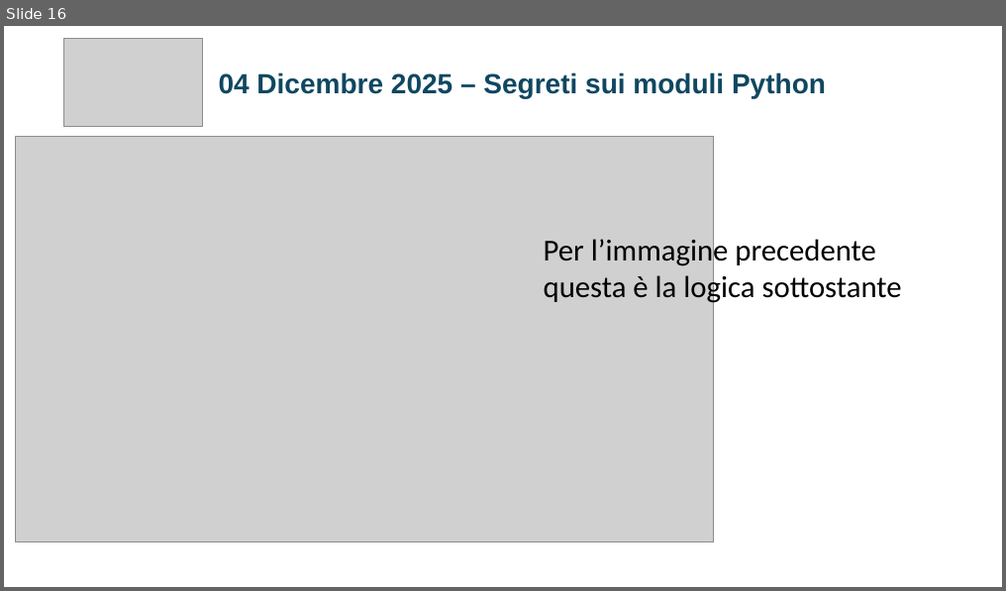
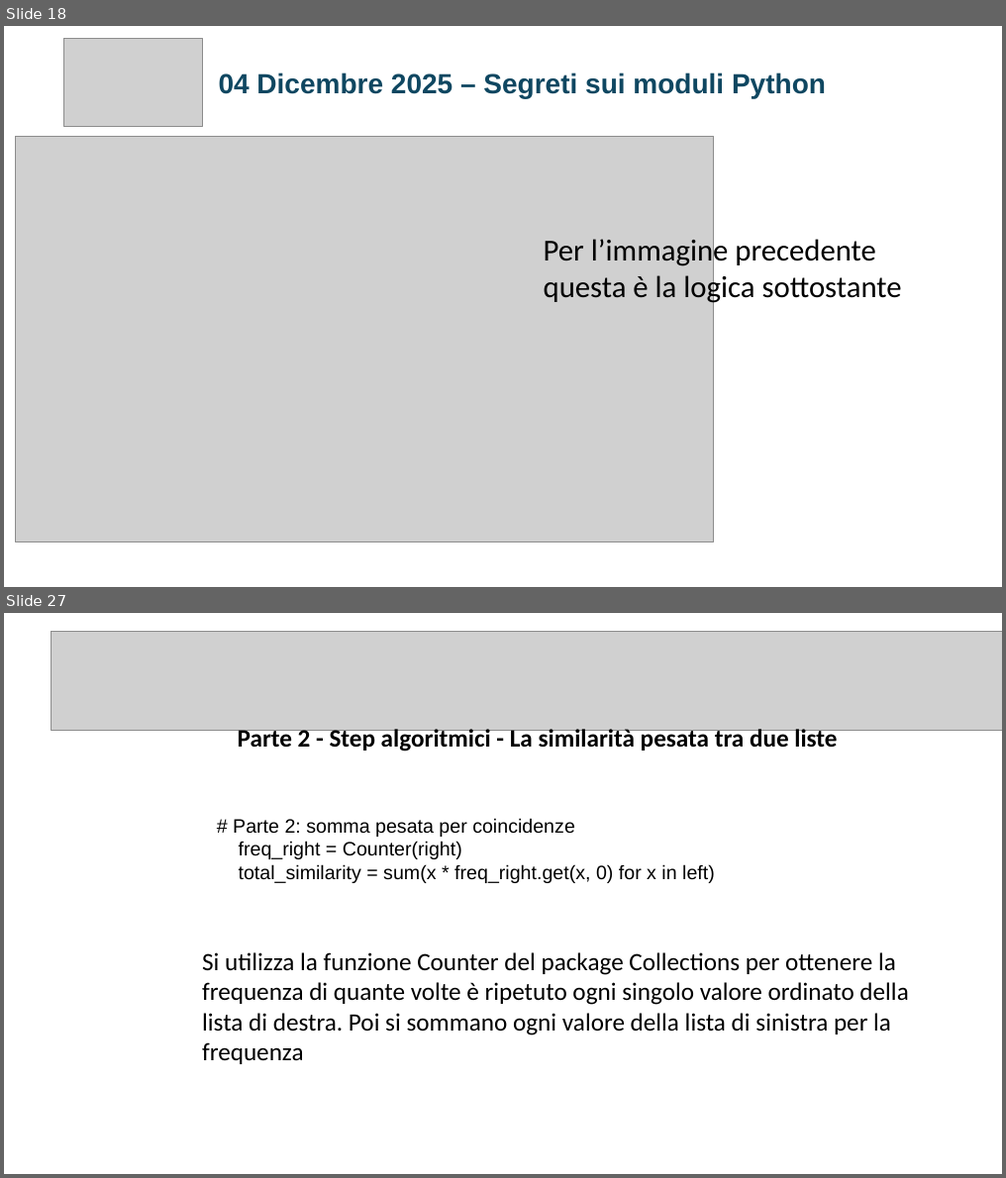
Before and after one commit to jobFrancoNet/segretiModulePython, a slide deck: SEGRETI_MODULI_PYTHON_FINALSLIDE.pptx. Shown one above the other, each under a label of ours: slide 16 before the commit, slides 18 and 27 after it; the slides between them are not shown. The pictures are 1006x591 and 1006x1178 pixels, drawn with LibreOffice and Linux fonts; fonts in the diff are those of the drawing; grey boxes stand for pictures. Boxes give left, top, right and bottom in pixels: in the first picture for what was removed or moved away, otherwise in the second. Text is boxed around its words. In the diff, an @@ line names an element or a change of style, - is before the commit and + after.

```diff
--- a/SEGRETI_MODULI_PYTHON_FINALSLIDE.pptx
+++ b/SEGRETI_MODULI_PYTHON_FINALSLIDE.pptx
@@ slide 27 added at [4, 613, 1002, 1174], background #FFFFFF @@
@@ picture added at [52, 631, 1002, 730] @@
@@ text added at [238, 726, 837, 753], 18 pt, text #000000, bold @@
+Parte 2 - Step algoritmici - La similarità pesata tra due liste
@@ text added at [233, 818, 715, 883], 14 pt, text #000000 @@
+# Parte 2: somma pesata per coincidenze
+freq_right = Counter(right)
+total_similarity = sum(x * freq_right.get(x, 0) for x in left)
@@ text added at [202, 953, 908, 1064], 18 pt, text #000000 @@
+Si utilizza la funzione Counter del package Collections per ottenere la frequenza di quante volte è ripetuto ogni singolo valore ordinato della lista di destra. Poi si sommano ogni valore della lista di sinistra per la frequenza
@@ what was slide 16 is now slide 18 @@
```
Also in this commit, not shown: 12 slides changed, 14 other slides added, 6 slides removed, 29 other files.
